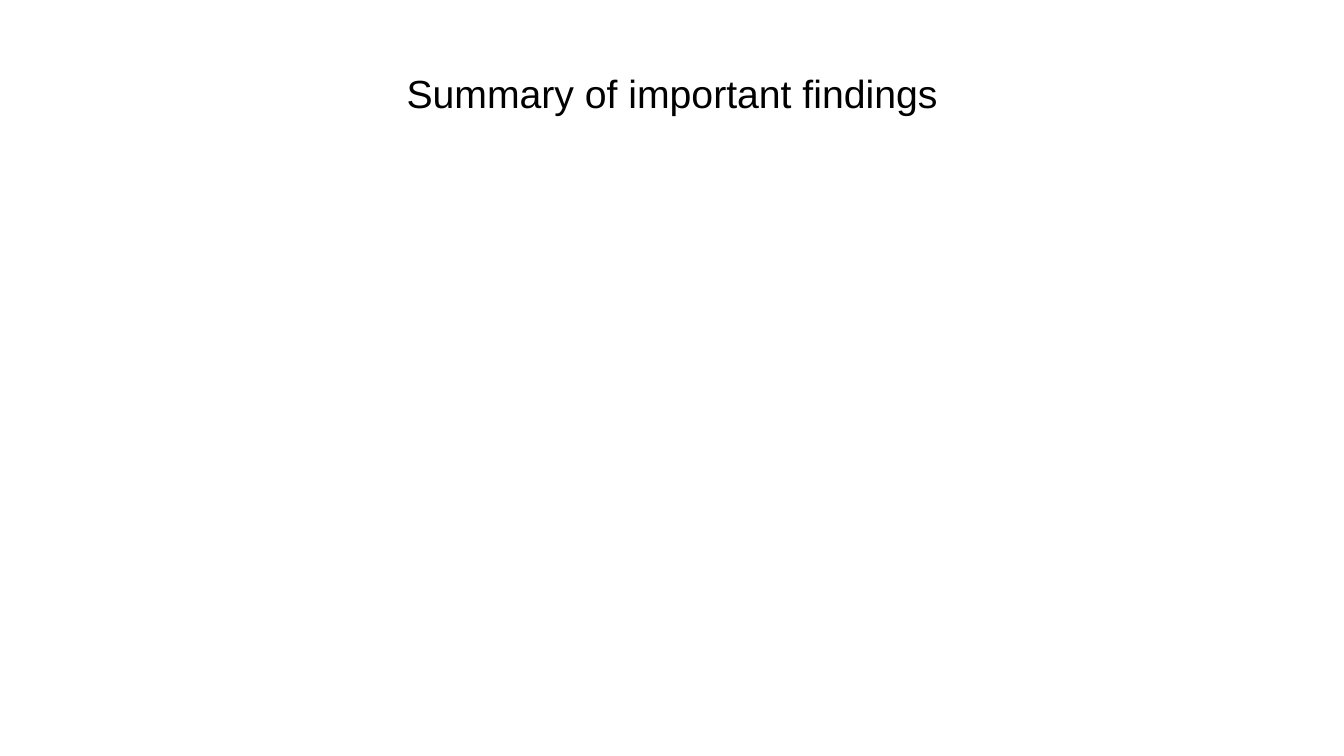
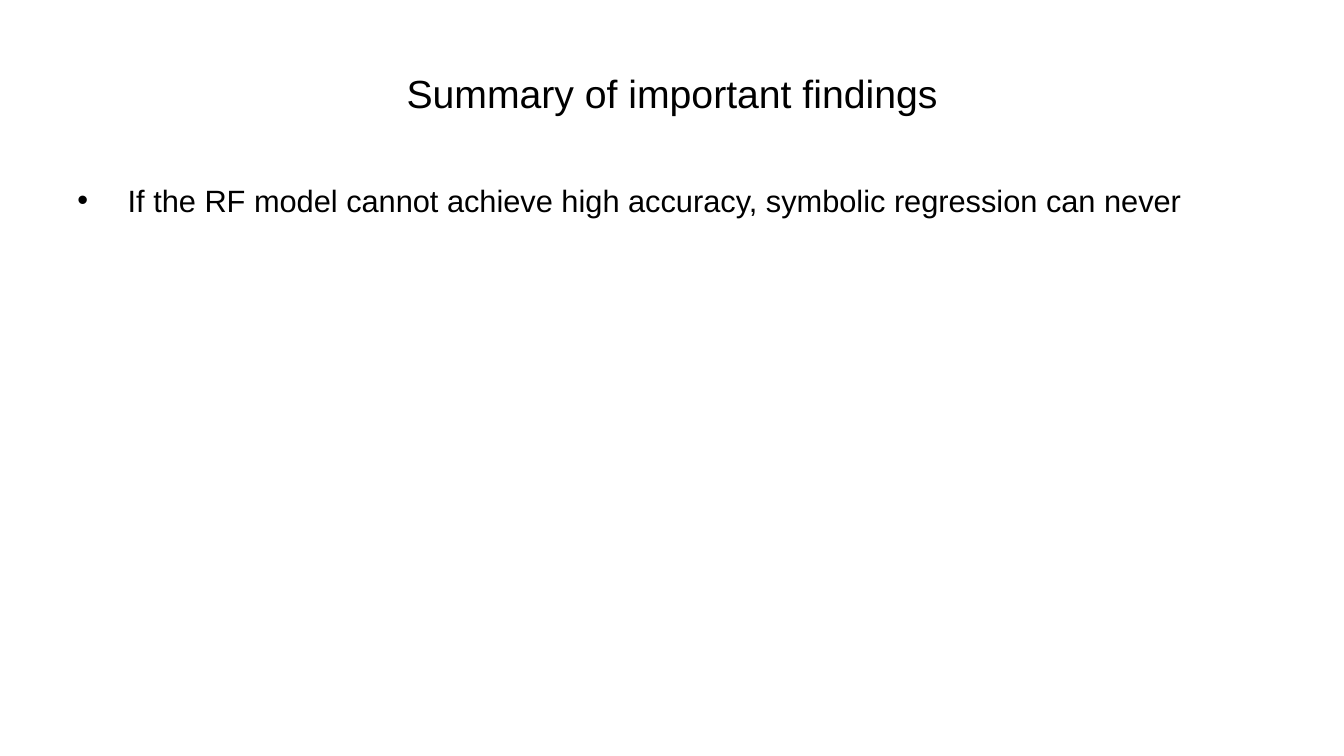
Before and after one commit to AlbertVong/Mat-Hack-2023, a slide deck: slide 4 of powerpoint_slides/group_6_hackathon_update_1.pptx (slide 5 before the commit). Drawn at 1344x756 pixels with LibreOffice and Linux fonts; fonts in the diff are those of the drawing; background and template pictures are left out. Boxes give left, top, right and bottom in pixels: in the first picture for what was removed or moved away, otherwise in the second. Text is boxed around its words. In the diff, an @@ line names an element or a change of style, - is before the commit and + after.

```diff
--- a/powerpoint_slides/group_6_hackathon_update_1.pptx
+++ b/powerpoint_slides/group_6_hackathon_update_1.pptx
@@ text added at (128,189,1181,217), 22 pt, text #000000 @@
+• If the RF model cannot achieve high accuracy, symbolic regression can never
```
Also in this commit, not shown: 2 other slides changed, 2 slides removed.
